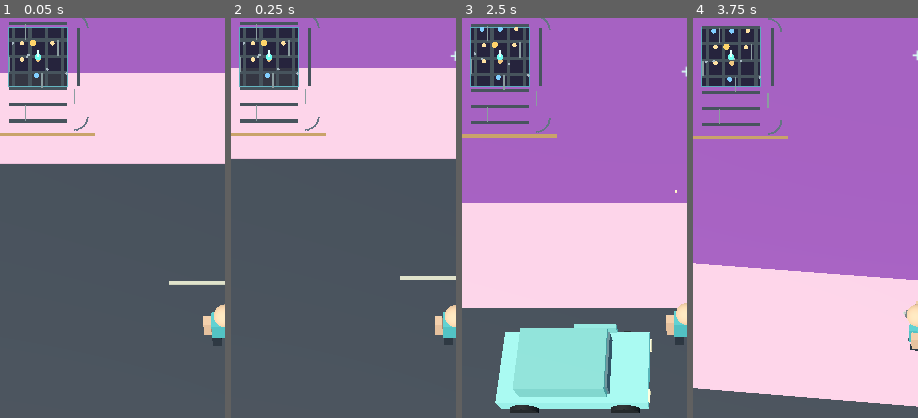
Above: before the commit, frames 1-4 (left to right).
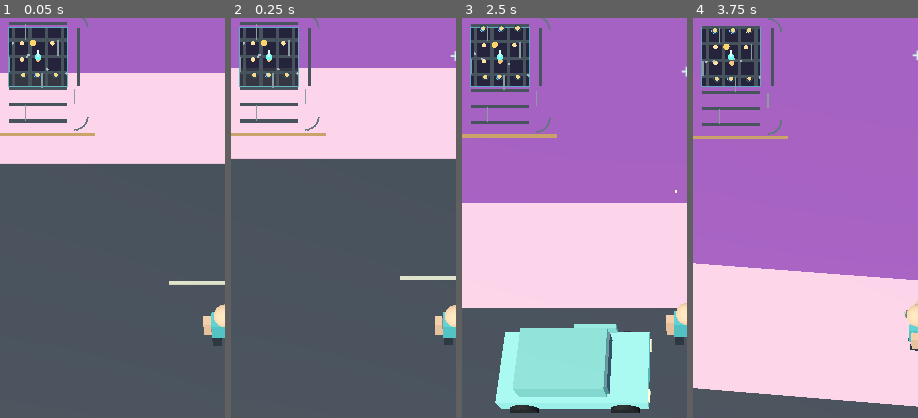
Above: after the commit, the same moments.

Repository: shejklgaia-png/Gt_a_like_game
Game: Godot game, scene res://scenes/main.tscn
The game is run twice, just before and just after one commit, with the same random seed, the same clock (stepped at 60 frames per second) and the same inputs.
Inputs (mouse positions are % of the whole screen's width and height, from its top left):
- Up to frame 1 (0.05 s): no input
- Up to frame 2 (0.25 s): no input
- Up to frame 3 (2.5 s): click "FIRE" at 0.5 s; click "ACTION" at 1.25 s; tap Enter at 2 s; move the mouse to (45, 70) at 2.02 s; hold W from 2.03 s (still down); hold Shift from 2.03 s (still down); click (45, 70) at 2.17 s; tap Space at 2.27 s
- Up to frame 4 (3.75 s): release W at 2.75 s; release Shift at 2.75 s; drag from (80, 65) to (45, 70) at 2.77 s; move the mouse to (20, 35) at 3.52 s; hold A from 3.53 s (still down); tap F at 3.6 s
The pictures show only the part of the screen within x 0-50%, y 11-61%; the shares and areas given below are measured in that part.

The runs differ from the first frame. In frame 1, less than 0.1% of the frame differs, in the area x 9-26%, y 13-15%; in frame 2, less than 0.1%; in frame 3, 0.1%; in frame 4, 0.2%, in the area x 8-27%, y 2-17%.

Commit message:
Show uncollected street caches as small amber minimap waypoints

Diff:
--- a/scripts/minimap.gd
+++ b/scripts/minimap.gd
@@ -67,6 +67,15 @@
 			draw_circle(point, 3.5, Color("#ffe1a2"))
 		elif business in ["lounge", "club"]:
 			draw_circle(point, 3.5, Color("#dca1ed"))
+	# Unclaimed cache discovery points are legible without changing NPC traffic.
+	if is_instance_valid(game.street_finds):
+		for cache_index in range(game.street_finds.total_count()):
+			if game.street_finds.collected.has(game.street_finds.site_ids[cache_index]):
+				continue
+			var spot: Vector2 = to_map(game.street_finds.site_positions[cache_index], focus)
+			if Rect2(Vector2.ZERO, size).has_point(spot):
+				draw_circle(spot, 3.2, Color("#f5d78c"))
+				draw_arc(spot, 5.1, 0.0, TAU, 10, Color("#314e5a"), 1.5)
 	for car in game.city.cars:
 		if is_instance_valid(car):
 			var point := to_map(car.global_position, focus)
